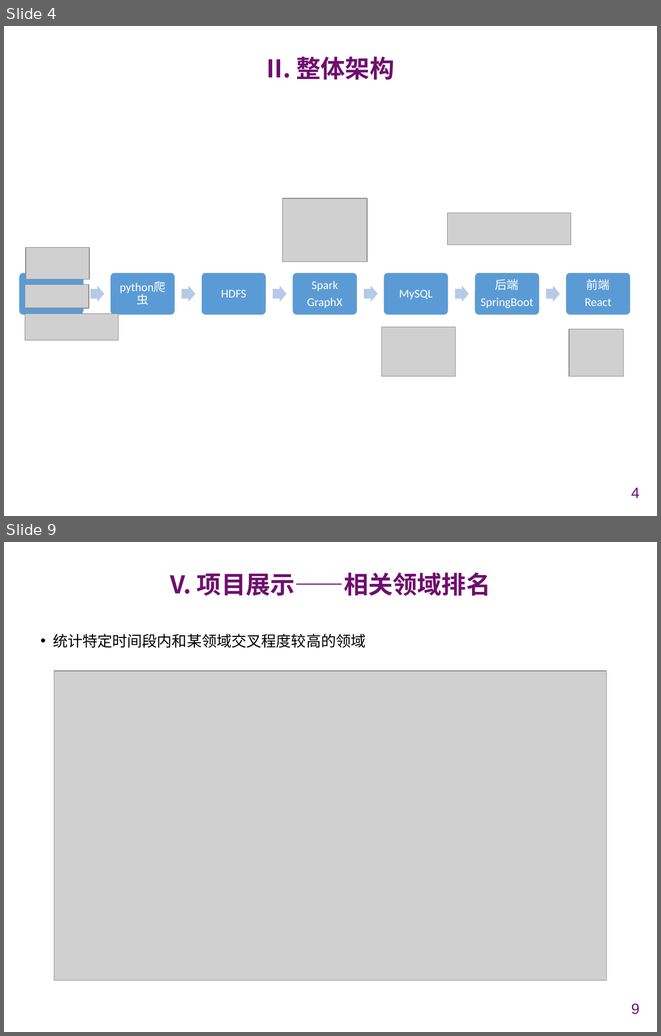
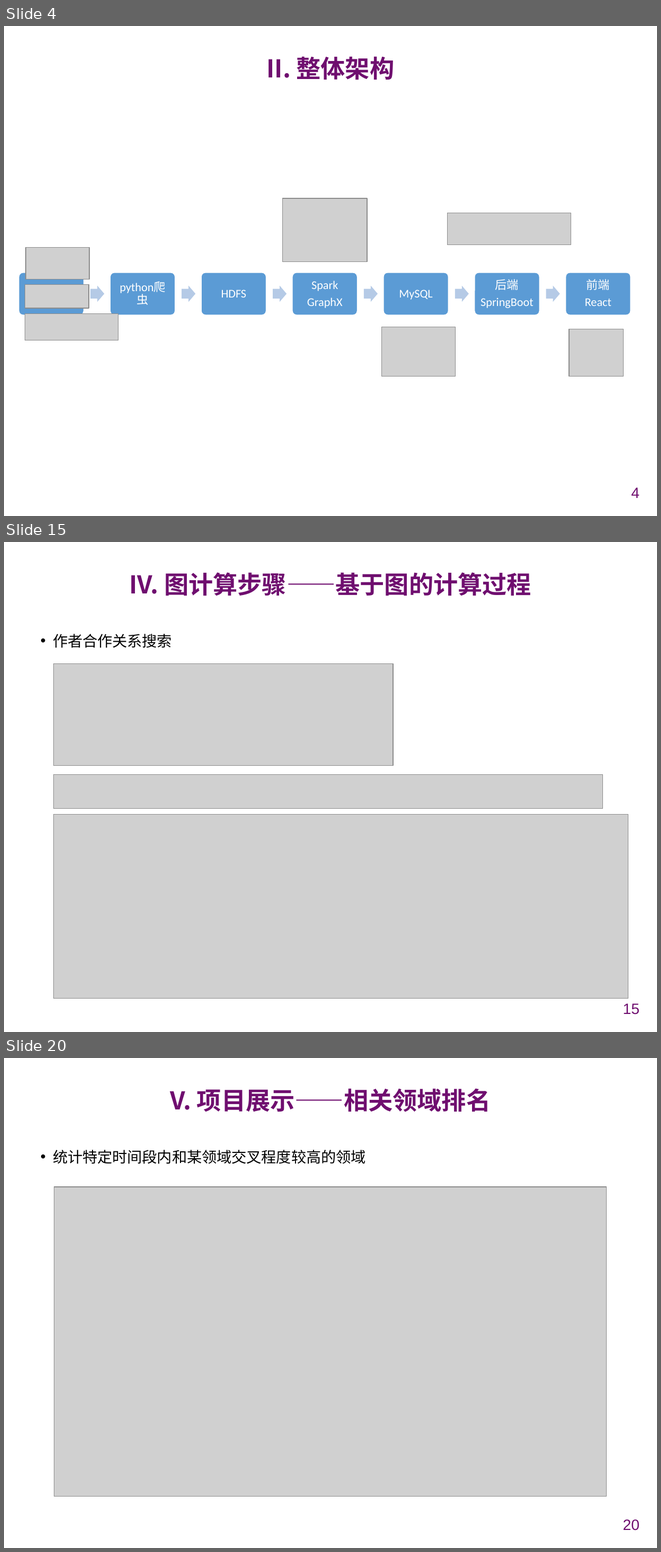
Before and after one commit to chenxiao2402/NJUSE-CloudComputing, a slide deck: PPT/云计算GraphX实现汇报.pptx. Shown one above the other, each under a label of ours: slides 4 and 9 before the commit, slides 4, 15 and 20 after it; the slides between them are not shown. The pictures are 661x1036 and 661x1552 pixels, drawn with LibreOffice and Linux fonts; fonts in the diff are those of the drawing; grey boxes stand for pictures; background and template pictures are left out. Boxes give left, top, right and bottom in pixels: in the first picture for what was removed or moved away, otherwise in the second. Text is boxed around its words. In the diff, an @@ line names an element or a change of style, - is before the commit and + after.

```diff
--- a/PPT/云计算GraphX实现汇报.pptx
+++ b/PPT/云计算GraphX实现汇报.pptx
@@ slide 15 added at (4,542,657,1032), background #FFFFFF @@
@@ title added at (130,572,531,596), 27 pt, text #6F0E6F, bold @@
+IV. 图计算步骤——基于图的计算过程
@@ text added at (53,634,172,648), 16.5 pt, text #000000 @@
+• 作者合作关系搜索
@@ picture added at (54,664,393,766) @@
@@ picture added at (54,775,603,809) @@
@@ picture added at (54,814,628,998) @@
@@ page number added at (623,1003,639,1014), 16.5 pt, text #6F0E6F @@
+15
@@ what was slide 9 is now slide 20 @@
@@ page number at (623,1519,639,1530): text changed @@
-9
+20
```
Also in this commit, not shown: 3 slides changed, 10 other slides added, 3 other files.
